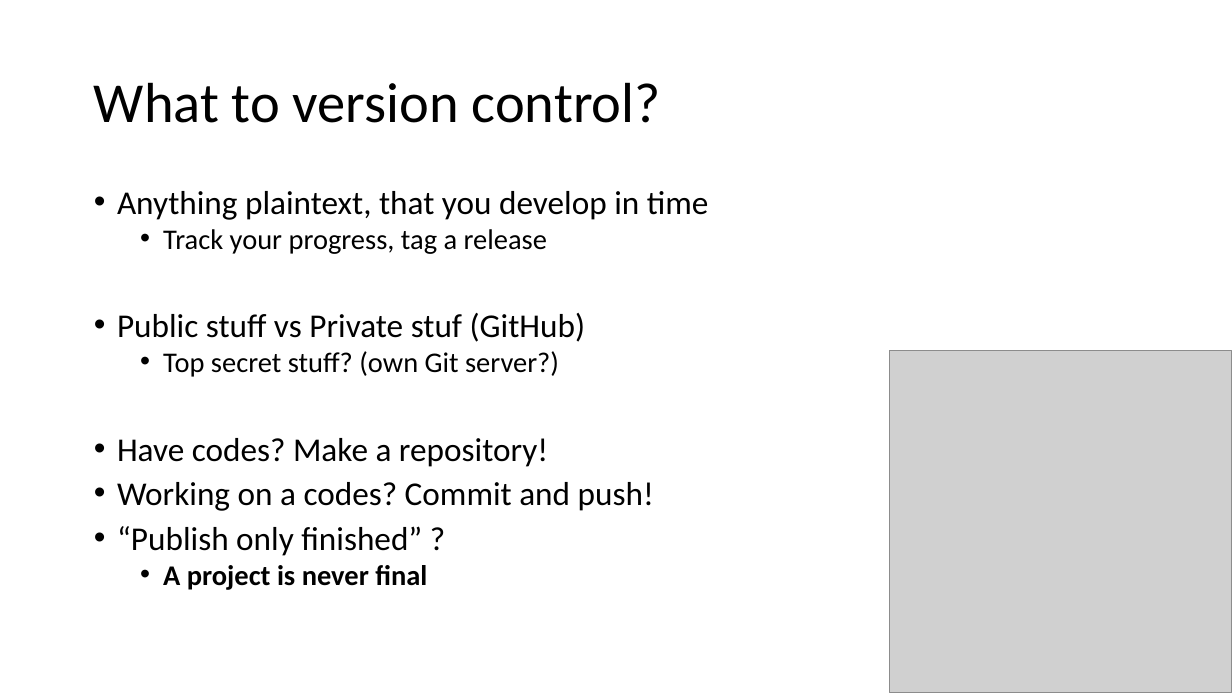
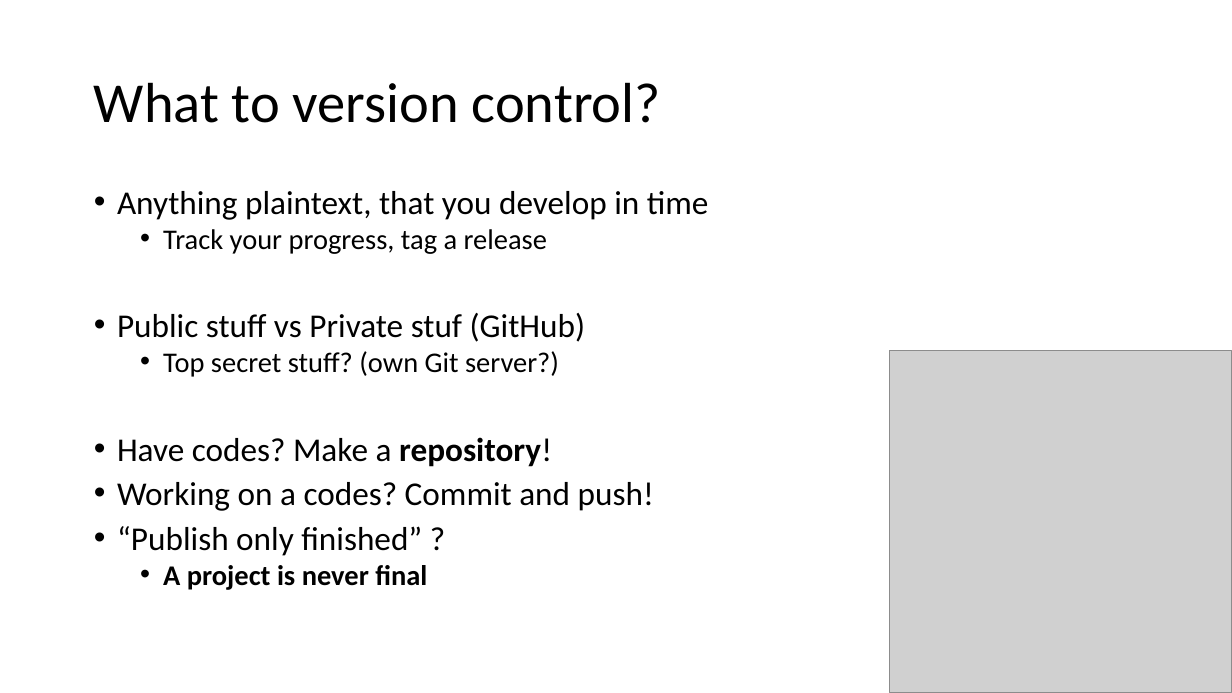
Before and after one commit to yuricai/Phys520, a slide deck: slide 11 of 01_GitTutorial/HowToGit_Introduction.pptx. Drawn at 1232x693 pixels with LibreOffice and Linux fonts; fonts in the diff are those of the drawing; grey boxes stand for pictures. Boxes give left, top, right and bottom in pixels: in the first picture for what was removed or moved away, otherwise in the second. Text is boxed around its words. In the diff, an @@ line names an element or a change of style, - is before the commit and + after.

```diff
--- a/01_GitTutorial/HowToGit_Introduction.pptx
+++ b/01_GitTutorial/HowToGit_Introduction.pptx
@@ text at (117, 437, 552, 467): bold on in "repository!" @@
```
Also in this commit, not shown: 7 other slides changed, 2 slides added, 2 other files.
